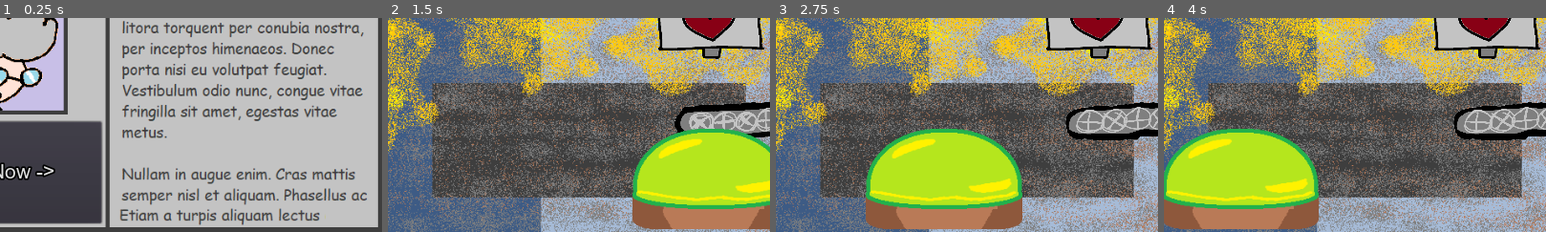
Above: before the commit, frames 1-4 (left to right).
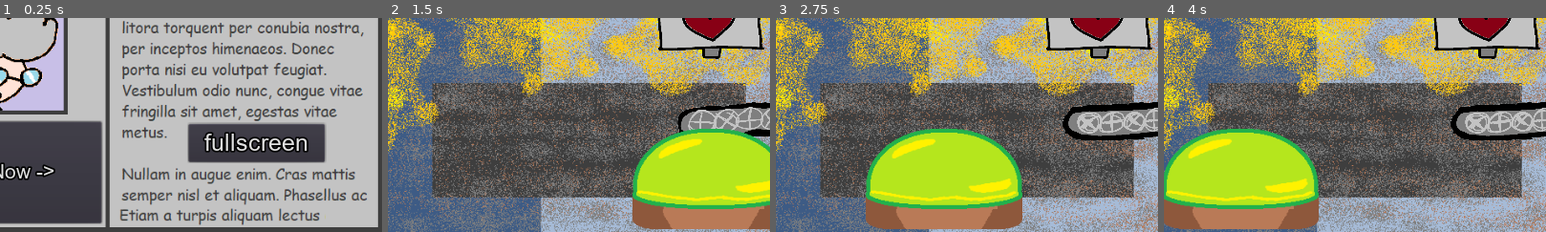
Above: after the commit, the same moments.

Repository: papabirb/LD52
Game: Godot game, scene res://Main Menu.tscn
Same seed, same stepped clock (60 frames per second), same inputs: the game is played once before the commit and once after it. Sound files missing from this copy of the repository are replaced by a short silence.
Inputs (mouse positions are % of the whole screen's width and height, from its top left):
- Up to frame 1 (0.25 s): no input
- Up to frame 2 (1.5 s): click "Apply Now ->" at 0.5 s; click "Continue ->" at 1.25 s
- Up to frame 3 (2.75 s): move the mouse to (72, 45) at 2.02 s
- Up to frame 4 (4 s): move the mouse to (30, 55) at 2.77 s; move the mouse to (60, 28) at 3.52 s
The pictures show only the part of the screen within x 50-100%, y 50-100%; the shares and areas given below are measured in that part.

The runs differ from the first frame. In frame 1, 6.7% of the frame differs, in the area x 49-86%, y 48-68%; in frame 2, 1.5%; in frame 3, 1.8%; in frame 4, 1.8%.

Commit message:
bugfix again and fullscreen

Diff:
--- /dev/null
+++ b/ANTISOFTLOCK.gd
@@ -0,0 +1,21 @@
+extends Area2D
+
+
+# Declare member variables here. Examples:
+# var a = 2
+# var b = "text"
+
+
+# Called when the node enters the scene tree for the first time.
+func _ready():
+	pass # Replace with function body.
+
+
+# Called every frame. 'delta' is the elapsed time since the previous frame.
+#func _process(delta):
+#	pass
+
+
+func _on_ANTISOFTLOCK_body_entered(body):
+	if body.name == "Grammy":
+		body.despawn_grammy()
--- /dev/null
+++ b/Fullscreen Button.gd
@@ -0,0 +1,4 @@
+extends Button
+
+func _on_Fullscreen_Button_pressed():
+	OS.window_fullscreen = !OS.window_fullscreen
--- /dev/null
+++ b/Fullscreen Button.tscn
@@ -0,0 +1,21 @@
+[gd_scene load_steps=4 format=2]
+
+[ext_resource path="res://Fullscreen Button.gd" type="Script" id=1]
+[ext_resource path="res://arial.ttf" type="DynamicFontData" id=2]
+
+[sub_resource type="DynamicFont" id=2]
+size = 30
+outline_size = 2
+outline_color = Color( 0, 0, 0, 1 )
+font_data = ExtResource( 2 )
+
+[node name="Fullscreen Button" type="Button"]
+margin_left = 708.0
+margin_top = 399.0
+margin_right = 877.0
+margin_bottom = 446.0
+custom_fonts/font = SubResource( 2 )
+text = "fullscreen"
+script = ExtResource( 1 )
+
+[connection signal="pressed" from="." to="." method="_on_Fullscreen_Button_pressed"]
--- a/GrammyWiggler.tscn
+++ b/GrammyWiggler.tscn
@@ -1,10 +1,11 @@
-[gd_scene load_steps=12 format=2]
+[gd_scene load_steps=14 format=2]
 
 [ext_resource path="res://grammy wiggler placeholder.png" type="Texture" id=1]
 [ext_resource path="res://GrammyWiggler.gd" type="Script" id=2]
 [ext_resource path="res://conveyer belt placeholder frame 1.png" type="Texture" id=3]
 [ext_resource path="res://conveyer belt placeholder frame 2.png" type="Texture" id=4]
 [ext_resource path="res://bzzzz DING.wav" type="AudioStream" id=5]
+[ext_resource path="res://ANTISOFTLOCK.gd" type="Script" id=6]
 
 [sub_resource type="RectangleShape2D" id=1]
 extents = Vector2( 13, 53 )
@@ -28,6 +29,9 @@
 
 [sub_resource type="RectangleShape2D" id=6]
 extents = Vector2( 72, 18.5 )
+
+[sub_resource type="RectangleShape2D" id=7]
+extents = Vector2( 73.5, 25.5 )
 
 [node name="GrammyWiggler" type="Node2D"]
 script = ExtResource( 2 )
@@ -68,6 +72,7 @@
 [node name="AnimatedSprite" type="AnimatedSprite" parent="StaticBody2D2"]
 scale = Vector2( 0.2, 0.2 )
 frames = SubResource( 5 )
+frame = 1
 playing = true
 
 [node name="CollisionShape2D" type="CollisionShape2D" parent="StaticBody2D2"]
@@ -81,4 +86,12 @@
 [node name="Position2D" type="Position2D" parent="."]
 position = Vector2( 0, 79 )
 
+[node name="ANTISOFTLOCK" type="Area2D" parent="."]
+script = ExtResource( 6 )
+
+[node name="CollisionShape2D" type="CollisionShape2D" parent="ANTISOFTLOCK"]
+position = Vector2( 67, 111 )
+shape = SubResource( 7 )
+
 [connection signal="body_entered" from="Area2D" to="." method="_on_Area2D_body_entered"]
+[connection signal="body_entered" from="ANTISOFTLOCK" to="ANTISOFTLOCK" method="_on_ANTISOFTLOCK_body_entered"]
--- a/Main Menu.tscn
+++ b/Main Menu.tscn
@@ -1,9 +1,10 @@
-[gd_scene load_steps=6 format=2]
+[gd_scene load_steps=7 format=2]
 
 [ext_resource path="res://Main Menu button.gd" type="Script" id=1]
 [ext_resource path="res://menu placeholder.png" type="Texture" id=2]
 [ext_resource path="res://arial.ttf" type="DynamicFontData" id=3]
 [ext_resource path="res://ArialFont.tres" type="DynamicFont" id=4]
+[ext_resource path="res://Fullscreen Button.tscn" type="PackedScene" id=5]
 
 [sub_resource type="DynamicFont" id=1]
 size = 40
@@ -37,4 +38,6 @@
 align = 1
 autowrap = true
 
+[node name="Fullscreen Button" parent="." instance=ExtResource( 5 )]
+
 [connection signal="pressed" from="Start Game" to="Start Game" method="_on_Start_Game_pressed"]
--- a/endscreen.tscn
+++ b/endscreen.tscn
@@ -1,10 +1,11 @@
-[gd_scene load_steps=7 format=2]
+[gd_scene load_steps=8 format=2]
 
 [ext_resource path="res://black bg.png" type="Texture" id=1]
 [ext_resource path="res://EndScreenButton.gd" type="Script" id=2]
 [ext_resource path="res://BetweenLevelLabel.gd" type="Script" id=3]
 [ext_resource path="res://arial.ttf" type="DynamicFontData" id=4]
 [ext_resource path="res://ArialFont.tres" type="DynamicFont" id=5]
+[ext_resource path="res://Fullscreen Button.tscn" type="PackedScene" id=6]
 
 [sub_resource type="DynamicFont" id=1]
 size = 60
@@ -27,6 +28,12 @@
 valign = 1
 script = ExtResource( 3 )
 
+[node name="Fullscreen Button" parent="." instance=ExtResource( 6 )]
+margin_left = 11.0
+margin_top = 481.0
+margin_right = 153.0
+margin_bottom = 522.0
+
 [node name="CenterContainer" type="CenterContainer" parent="."]
 margin_left = 2.0
 margin_top = 208.0
Not shown, added: builds/bugfix2-fullscreen.zip
